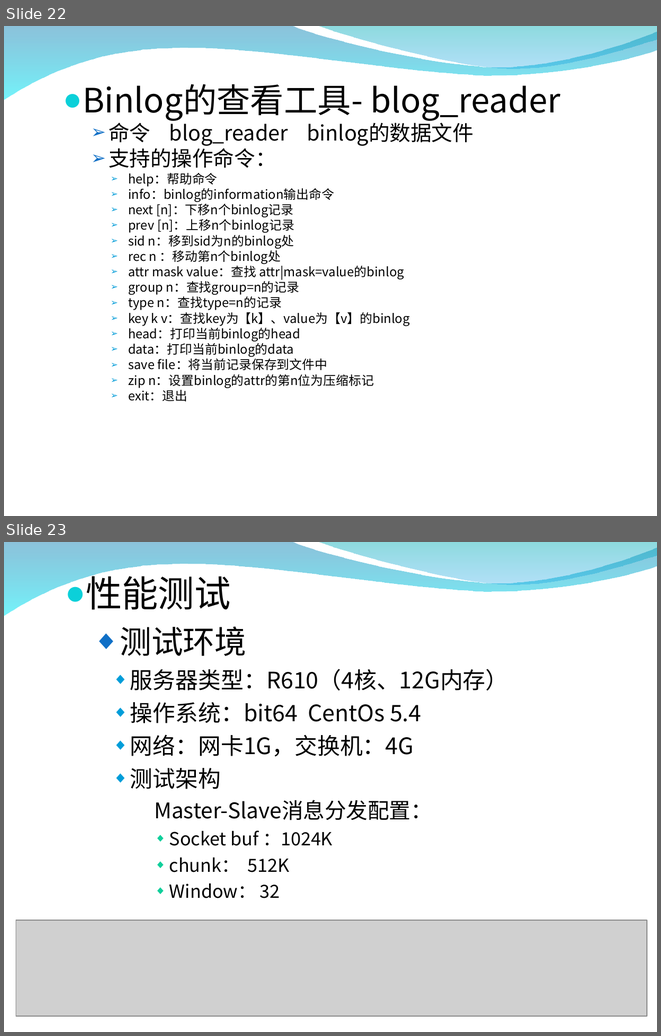
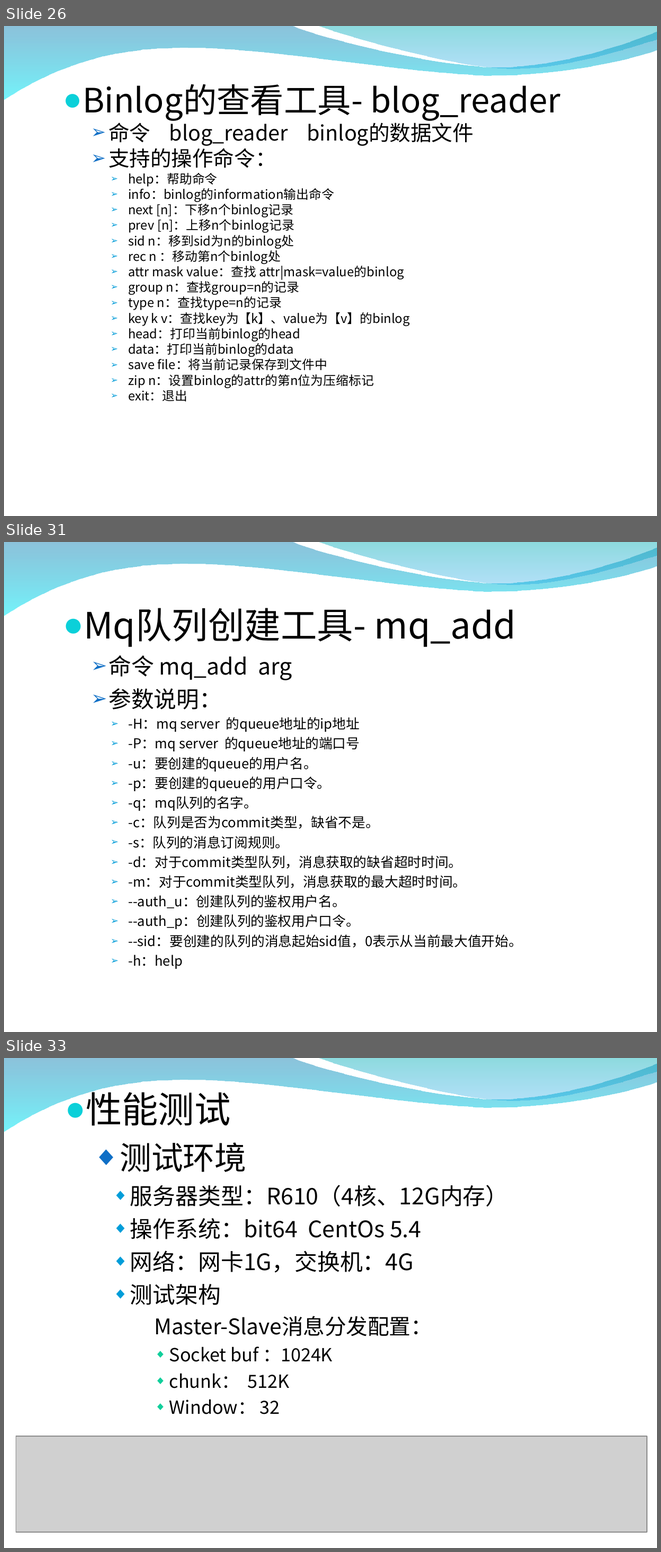
Before and after one commit to zxf1864/cwinux-mq, a slide deck: mq/doc/mq_introduce.ppt. Shown one above the other, each under a label of ours: slides 22 and 23 before the commit, slides 26, 31 and 33 after it; the slides between them are not shown. The pictures are 661x1036 and 661x1552 pixels, drawn with LibreOffice and Linux fonts; fonts in the diff are those of the drawing; grey boxes stand for pictures; background and template pictures are left out. Boxes give left, top, right and bottom in pixels: in the first picture for what was removed or moved away, otherwise in the second. Text is boxed around its words. In the diff, an @@ line names an element or a change of style, - is before the commit and + after.

```diff
--- a/mq/doc/mq_introduce.ppt
+++ b/mq/doc/mq_introduce.ppt
@@ slide 31 added at (4,542,657,1032), background picture (left out); not listed: 2 template elements that a slide beside it also shows @@
@@ text added at (84,608,522,969), 12 pt, text #000000 @@
+● Mq队列创建工具- mq_add
+  ➢ 命令 mq_add arg
+  ➢ 参数说明：
+    ➢ -H：mq server 的queue地址的ip地址
+    ➢ -P：mq server 的queue地址的端口号
+    ➢ -u：要创建的queue的用户名。
+    ➢ -p：要创建的queue的用户口令。
+    ➢ -q：mq队列的名字。
+    ➢ -c：队列是否为commit类型，缺省不是。
+    ➢ -s：队列的消息订阅规则。
+    ➢ -d：对于commit类型队列，消息获取的缺省超时时间。
+    ➢ -m：对于commit类型队列，消息获取的最大超时时间。
+    ➢ --auth_u：创建队列的鉴权用户名。
+    ➢ --auth_p：创建队列的鉴权用户口令。
+    ➢ --sid：要创建的队列的消息起始sid值，0表示从当前最大值开始。
+    ➢ -h：help
@@ what was slide 22 is now slide 26 @@
@@ what was slide 23 is now slide 33 @@
```
Also in this commit, not shown: 13 slides changed, 9 other slides added, 1 other file.
